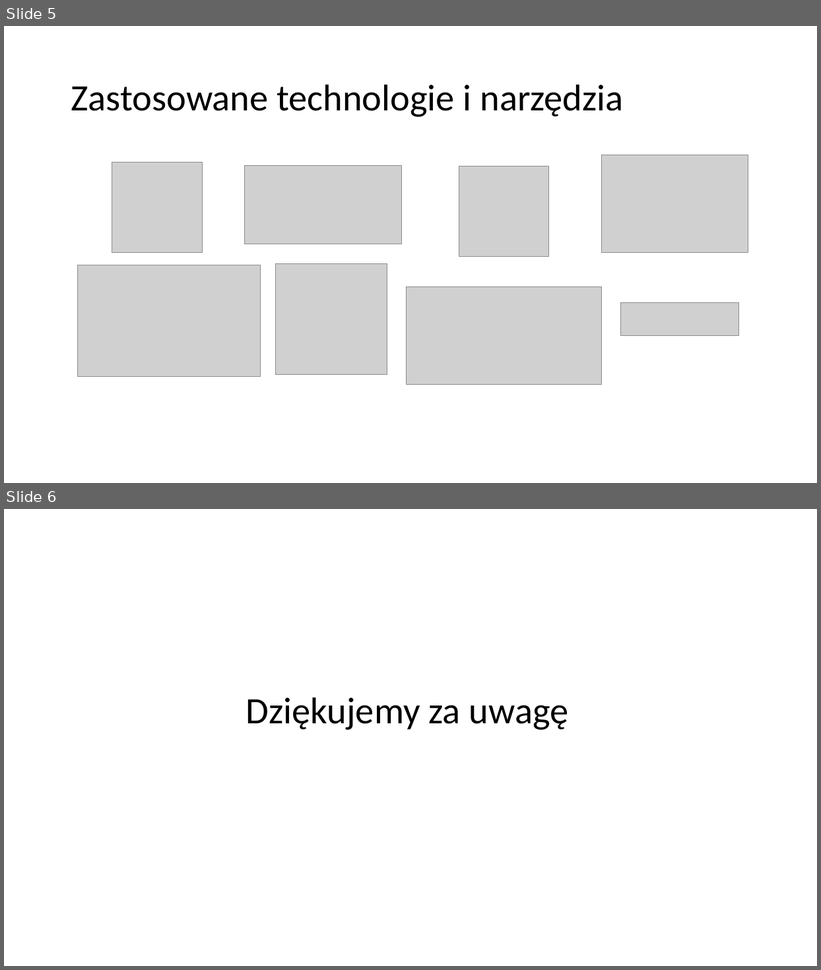
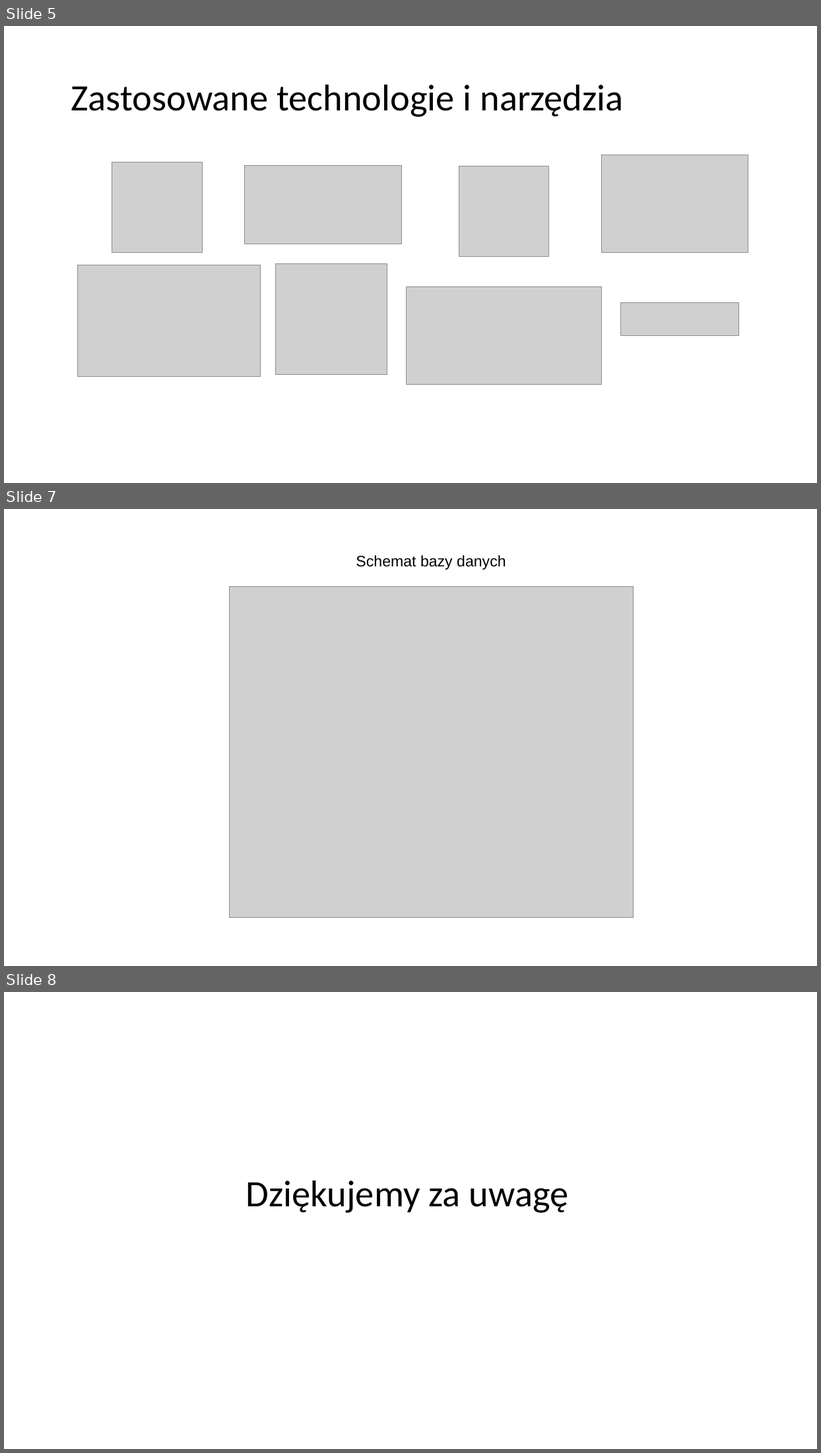
Before and after one commit to najwi/iot-parking, a slide deck: docs/prezentacja IoT.pptx. Shown one above the other, each under a label of ours: slides 5 and 6 before the commit, slides 5, 7 and 8 after it; the slides between them are not shown. The pictures are 821x970 and 821x1453 pixels, drawn with LibreOffice and Linux fonts; fonts in the diff are those of the drawing; grey boxes stand for pictures; background and template pictures are left out. Boxes give left, top, right and bottom in pixels: in the first picture for what was removed or moved away, otherwise in the second. Text is boxed around its words. In the diff, an @@ line names an element or a change of style, - is before the commit and + after.

```diff
--- a/docs/prezentacja IoT.pptx
+++ b/docs/prezentacja IoT.pptx
@@ slide 7 added at <box>4,509,817,966</box>, background picture (left out); not listed: 1 template element that a slide beside it also shows @@
@@ text added at <box>356,555,506,570</box>, 18 pt, text #000000 @@
+Schemat bazy danych
@@ picture added at <box>229,586,633,918</box> @@
@@ what was slide 6 is now slide 8 @@
```
Also in this commit, not shown: 1 slide changed, 1 other slide added.
